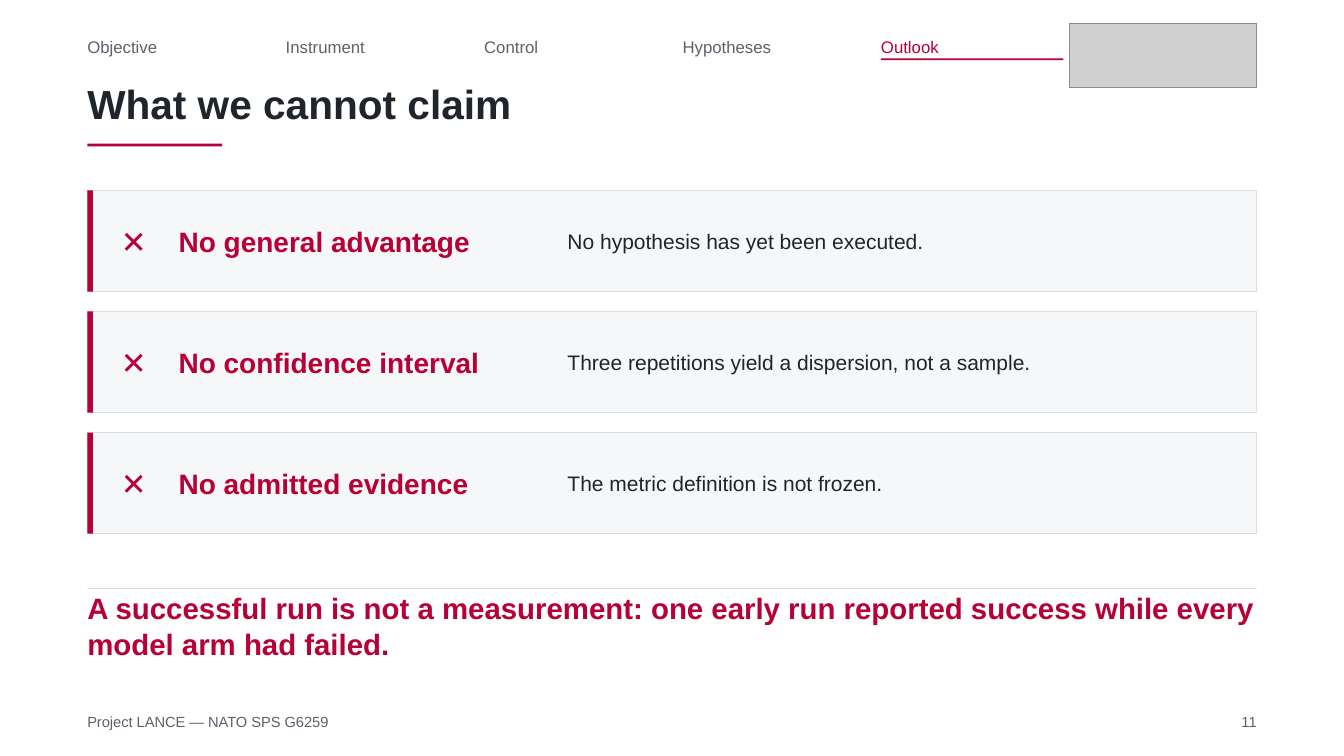
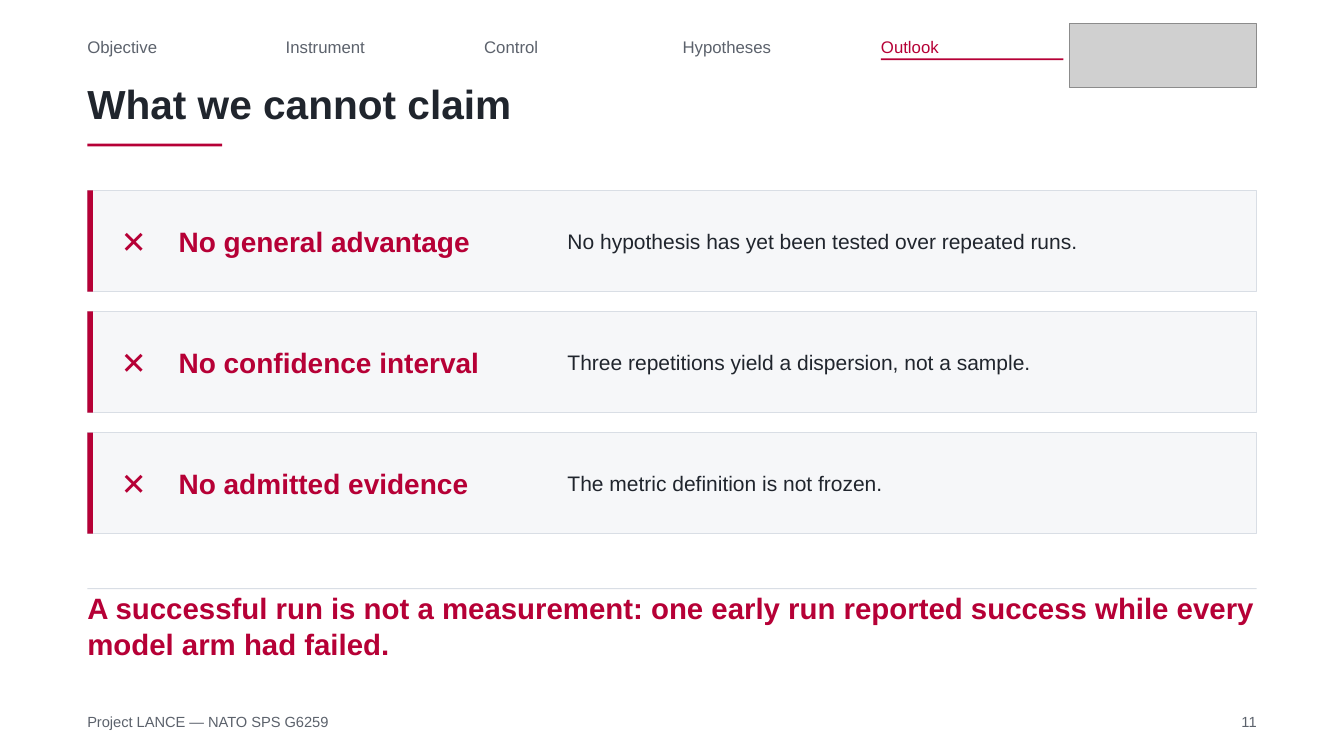
Before and after one commit to Tanguyvans/LANCE, a slide deck: slide 11 of objectifs/presentation-2026-10-23/slides.pptx. Drawn at 1344x756 pixels with LibreOffice and Linux fonts; fonts in the diff are those of the drawing; grey boxes stand for pictures. Boxes give left, top, right and bottom in pixels: in the first picture for what was removed or moved away, otherwise in the second. Text is boxed around its words. In the diff, an @@ line names an element or a change of style, - is before the commit and + after.

```diff
--- a/objectifs/presentation-2026-10-23/slides.pptx
+++ b/objectifs/presentation-2026-10-23/slides.pptx
@@ text at bbox=[567, 233, 1078, 253]: text changed @@
-No hypothesis has yet been executed.
+No hypothesis has yet been tested over repeated runs.
```
Also in this commit, not shown: 4 other slides changed, 2 other files.
